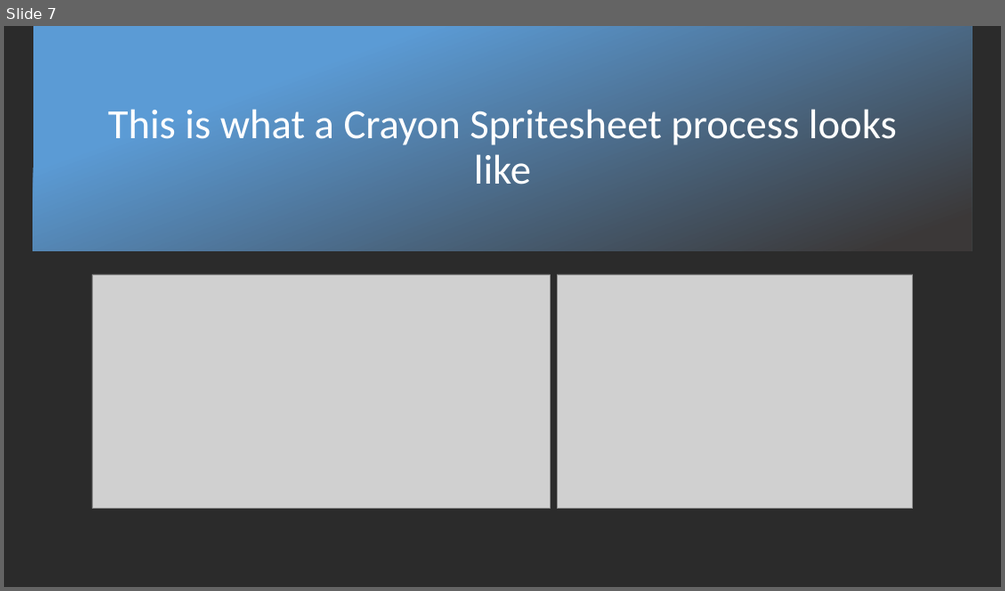
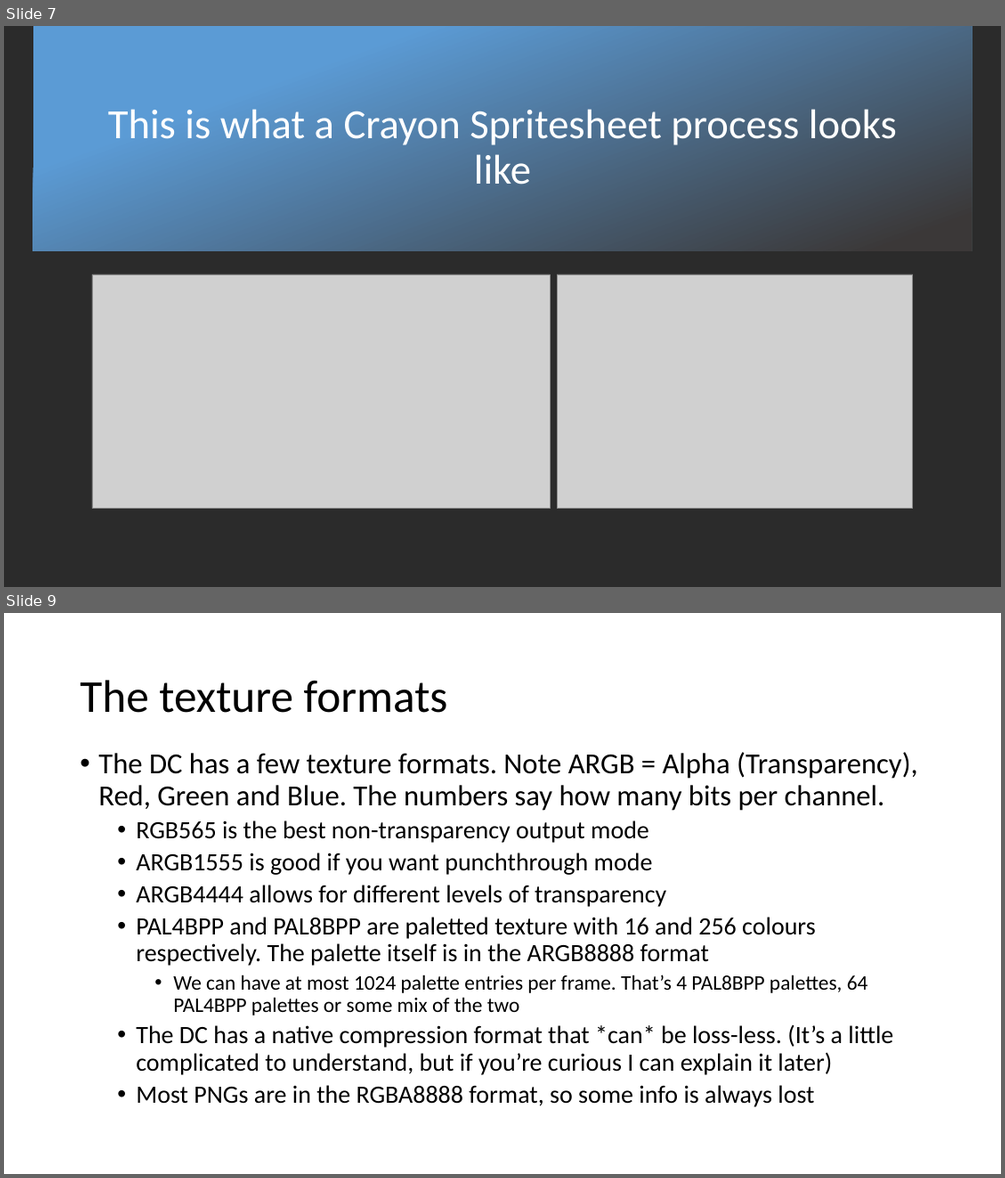
Before and after one commit to Protofall/Crayon-Game-Framework, a slide deck: Documentation/About-DC-and-Crayon.pptx. Shown one above the other, each under a label of ours: slide 7 before the commit, slides 7 and 9 after it; the slides between them are not shown. The pictures are 1005x591 and 1005x1178 pixels, drawn with LibreOffice and Linux fonts; fonts in the diff are those of the drawing; grey boxes stand for pictures; background and template pictures are left out; a plain dark background stands for a picture behind light text. Boxes give left, top, right and bottom in pixels: in the first picture for what was removed or moved away, otherwise in the second. Text is boxed around its words. In the diff, an @@ line names an element or a change of style, - is before the commit and + after.

Commit message:
Progress on #141

```diff
--- a/Documentation/About-DC-and-Crayon.pptx
+++ b/Documentation/About-DC-and-Crayon.pptx
@@ slide 9 added at (4, 613, 1001, 1174), background #FFFFFF @@
@@ title added at (80, 680, 448, 713), 44 pt, text #000000 @@
+The texture formats
@@ text added at (98, 752, 918, 1107), 24 pt, text #000000 @@
+• The DC has a few texture formats. Note ARGB = Alpha (Transparency), Red, Green and Blue. The numbers say how many bits per channel.
+  • RGB565 is the best non-transparency output mode
+  • ARGB1555 is good if you want punchthrough mode
+  • ARGB4444 allows for different levels of transparency
+  • PAL4BPP and PAL8BPP are paletted texture with 16 and 256 colours respectively. The palette itself is in the ARGB8888 format
+    • We can have at most 1024 palette entries per frame. That’s 4 PAL8BPP palettes, 64 PAL4BPP palettes or some mix of the two
+  • The DC has a native compression format that *can* be loss-less. (It’s a little complicated to understand, but if you’re curious I can explain it later)
+  • Most PNGs are in the RGBA8888 format, so some info is always lost
```
Also in this commit, not shown: 7 other slides added.
